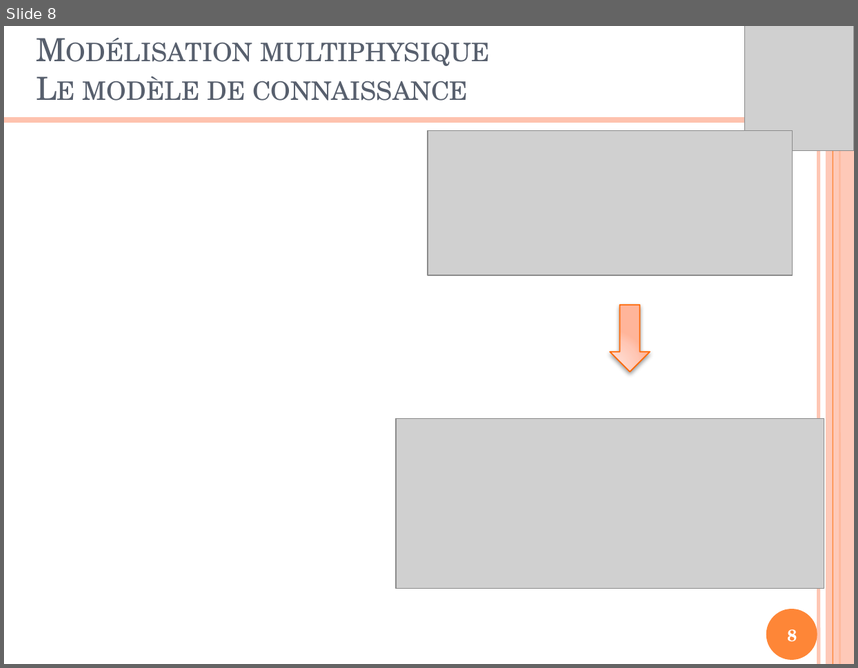
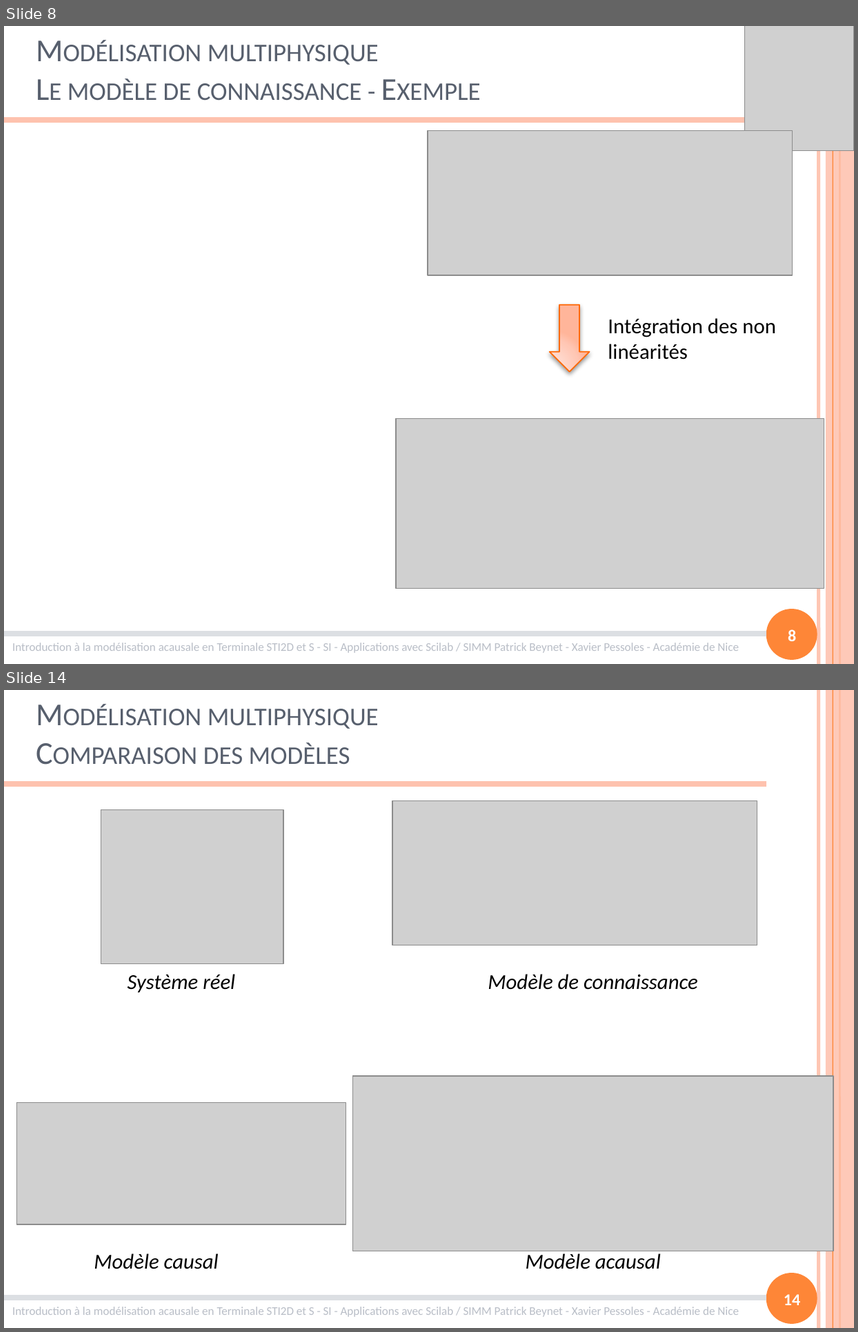
Before and after one commit to xpessoles/Formations, a slide deck: ModelisationMultiphysique/ModelisationMultiphysique.pptx. Shown one above the other, each under a label of ours: slide 8 before the commit, slides 8 and 14 after it; the slides between them are not shown. The pictures are 858x668 and 858x1332 pixels, drawn with LibreOffice and Linux fonts; fonts in the diff are those of the drawing; grey boxes stand for pictures. Boxes give left, top, right and bottom in pixels: in the first picture for what was removed or moved away, otherwise in the second. Text is boxed around its words. In the diff, an @@ line names an element or a change of style, - is before the commit and + after.

```diff
--- a/ModelisationMultiphysique/ModelisationMultiphysique.pptx
+++ b/ModelisationMultiphysique/ModelisationMultiphysique.pptx
@@ slide 14 added at <box>4,690,854,1328</box>, background #FFFFFF; not listed: 8 template elements that a slide beside it also shows @@
@@ title added at <box>203,709,379,764</box>, 27 pt, text #575F6D, small capitals @@
+Modélisation multiphysique
+Comparaison des modèles
@@ picture added at <box>101,810,283,964</box> @@
@@ picture added at <box>392,800,757,945</box> @@
@@ text added at <box>128,974,235,992</box>, 18 pt, text #000000, italic @@
+Système réel
@@ text added at <box>488,974,698,989</box>, 18 pt, text #000000, italic @@
+Modèle de connaissance
@@ picture added at <box>352,1076,833,1251</box> @@
@@ picture added at <box>16,1103,346,1224</box> @@
@@ text added at <box>94,1253,219,1269</box>, 18 pt, text #000000, italic @@
+Modèle causal
@@ text added at <box>526,1250,661,1269</box>, 18 pt, text #000000, italic @@
+Modèle acausal
@@ page number added at <box>784,1294,800,1305</box>, 14 pt, text #FFFFFF, bold @@
+14
@@ slide 8 changed as well @@
@@ title at <box>67,45,379,100</box>: text changed; font TeX Gyre Schola to Calibri @@
-Modélisation multiphysique
-Le modèle de connaissance
+Modélisation multiphysique
+Le modèle de connaissance - Exemple
@@ down arrow: place and size @@
-down arrow at <box>610,305,650,372</box>
+down arrow at <box>550,305,590,372</box>
@@ text added at <box>608,318,776,359</box>, 18 pt, text #000000 @@
+Intégration des non linéarités
@@ page number at <box>788,629,796,641</box>: font TeX Gyre Schola to Calibri @@
@@ line added from (4, 633) to (766, 633), #DCDFE3 4.5 pt @@
@@ text added at <box>12,642,739,653</box>, 10 pt, text #B9BEC7 @@
+Introduction à la modélisation acausale en Terminale STI2D et S - SI - Applications avec Scilab / SIMM Patrick Beynet - Xavier Pessoles - Académie de Nice
```
Also in this commit, not shown: 21 other slides changed, 12 other slides added, 7 slides removed.
